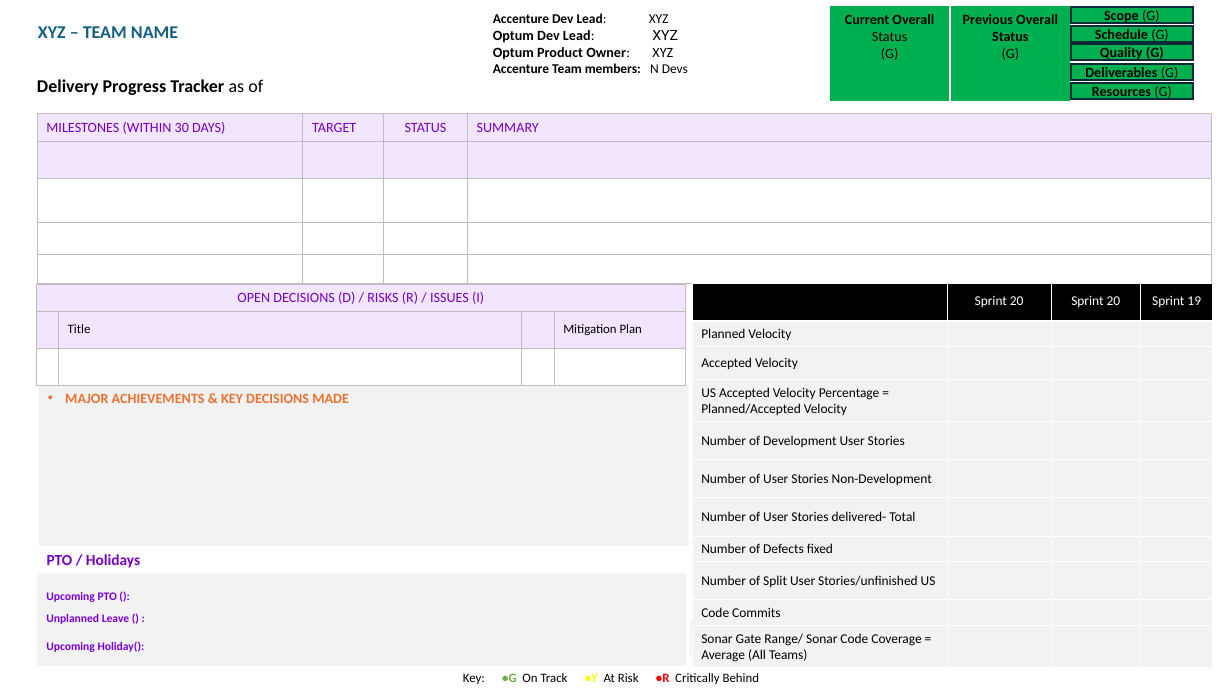
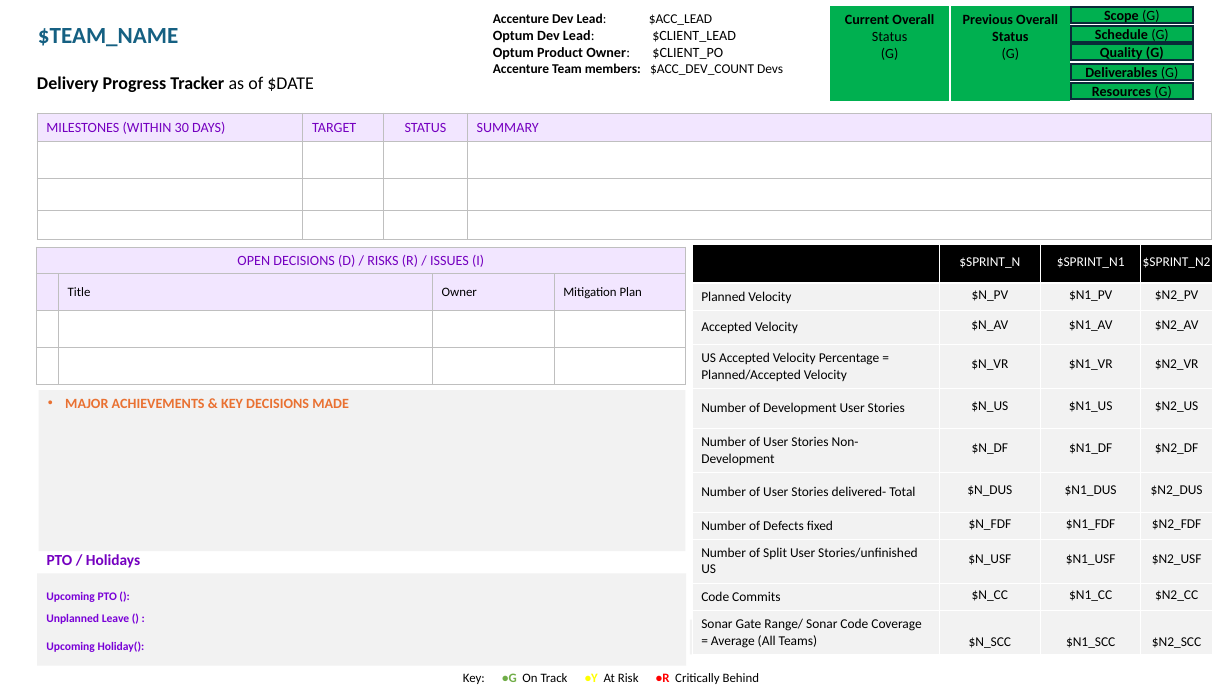
Before and after one commit to Dipmalya/WSRAutomator, a slide deck: slide 1 of WSR-Template.pptx. Drawn at 1232x693 pixels with LibreOffice and Linux fonts; fonts in the diff are those of the drawing. Boxes give left, top, right and bottom in pixels: in the first picture for what was removed or moved away, otherwise in the second. Text is boxed around its words. In the diff, an @@ line names an element or a change of style, - is before the commit and + after.

Commit message:
Template update

```diff
--- a/WSR-Template.pptx
+++ b/WSR-Template.pptx
@@ text at [38,28,178,47]: text changed; size 14 to 18 pt @@
-XYZ – TEAM NAME
+$TEAM_NAME
@@ text at [493,13,783,75]: text changed @@
-Accenture Dev Lead: XYZ
-Optum Dev Lead: XYZ
-Optum Product Owner: XYZ
-Accenture Team members: N Devs
+Accenture Dev Lead: $ACC_LEAD
+Optum Dev Lead: $CLIENT_LEAD
+Optum Product Owner: $CLIENT_PO
+Accenture Team members: $ACC_DEV_COUNT Devs
@@ text at [37,76,313,92]: text changed @@
-Delivery Progress Tracker as of
+Delivery Progress Tracker as of $DATE
@@ table at [37,113,1213,239] @@
-row 5:  |  |  | 
@@ table at [36,247,687,384] @@
-row 2, column 3: 
+row 2, column 3: Owner
+row 4:  |  |  | 
@@ table: place and size @@
-table at [36,285,687,385]
+table at [36,247,687,384]
@@ table at [692,245,1213,655] @@
-row 1:  | Sprint 20 | Sprint 20 | Sprint 19
+row 1:  | $SPRINT_N | $SPRINT_N1 | $SPRINT_N2
-row 2: Planned Velocity |  |  | 
+row 2: Planned Velocity | $N_PV | $N1_PV | $N2_PV
-row 3: Accepted Velocity |  |  | 
+row 3: Accepted Velocity | $N_AV | $N1_AV | $N2_AV
-row 4: US Accepted Velocity Percentage = Planned/Accepted Velocity |  |  | 
+row 4: US Accepted Velocity Percentage = Planned/Accepted Velocity | $N_VR | $N1_VR | $N2_VR
-row 5: Number of Development User Stories |  |  | 
+row 5: Number of Development User Stories | $N_US | $N1_US | $N2_US
-row 6: Number of User Stories Non-Development |  |  | 
+row 6: Number of User Stories Non-Development | $N_DF | $N1_DF | $N2_DF
-row 7: Number of User Stories delivered- Total |  |  | 
+row 7: Number of User Stories delivered- Total | $N_DUS | $N1_DUS | $N2_DUS
-row 8: Number of Defects fixed |  |  | 
+row 8: Number of Defects fixed | $N_FDF | $N1_FDF | $N2_FDF
-row 9: Number of Split User Stories/unfinished US |  |  | 
+row 9: Number of Split User Stories/unfinished US | $N_USF | $N1_USF | $N2_USF
-row 10: Code Commits |  |  | 
+row 10: Code Commits | $N_CC | $N1_CC | $N2_CC
-row 11: Sonar Gate Range/ Sonar Code Coverage = Average (All Teams) |  |  | 
+row 11: Sonar Gate Range/ Sonar Code Coverage = Average (All Teams) | $N_SCC | $N1_SCC | $N2_SCC
@@ table: place and size @@
-table at [692,284,1213,668]
+table at [692,245,1213,655]
@@ rectangle "MAJOR ACHIEVEMENTS & KEY DECISIONS ...": place and size @@
-rectangle "MAJOR ACHIEVEMENTS & KEY DECISIONS ..." at [39,384,689,545]
+rectangle "MAJOR ACHIEVEMENTS & KEY DECISIONS ..." at [39,390,686,551]
```
